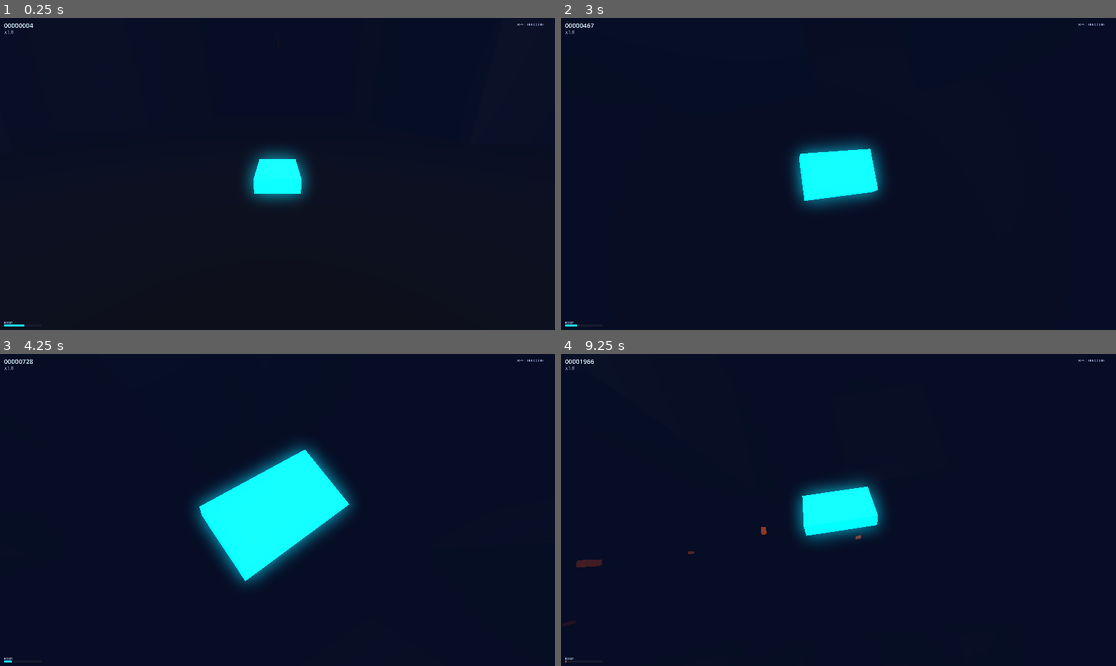
Above: before the commit, frames 1-4 (two rows, left to right).
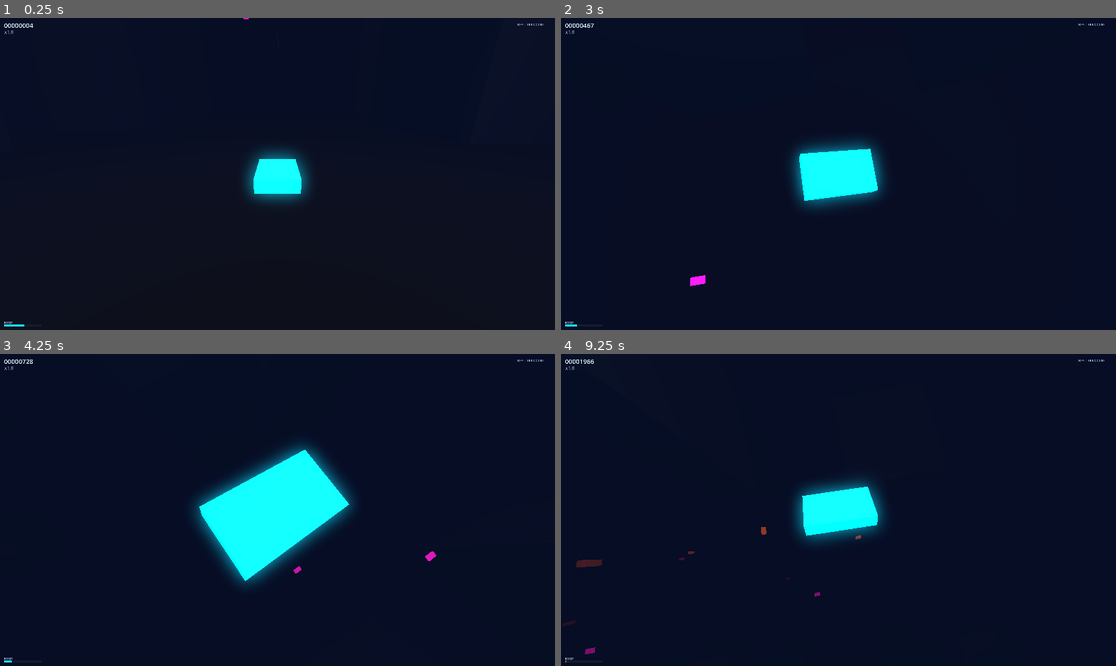
Above: after the commit, the same moments.

Repository: midas44/divepunk
Game: Godot game, scene res://scenes/main/Main.tscn
The game is run twice, just before and just after one commit, with the same random seed, the same clock (stepped at 60 frames per second) and the same inputs.
Inputs (mouse positions are in pixels of both pictures, inside the frame that each line leads up to):
- Up to frame 1 (0.25 s): no input
- Up to frame 2 (3 s): move the mouse to (866, 174) at 0.52 s; hold Shift (boost) 0.53-1.28 s; hold W (steer_up) from 0.53 s (still down); tap Space at 0.77, 1.52 s; move the mouse to (810, 174) at 1.27 s; tap Q (cycle_camera) at 1.35, 2.85 s; move the mouse to (849, 167) at 2.02 s; hold Shift (boost) 2.03-2.78 s; move the mouse to (832, 180) at 2.77 s
- Up to frame 3 (4.25 s): keep holding W (steer_up); tap Space at 3.02, 3.77 s; move the mouse to (316, 513) at 3.52 s; hold Shift (boost) from 3.53 s (still down)
- Up to frame 4 (9.25 s): move the mouse to (794, 506) at 4.27 s; release Shift (boost) at 4.28 s; tap Q (cycle_camera) every 1.5 s from 4.35 to 8.85 s; tap Space at 4.52, 6.02, 6.77, 7.52, 9.02 s; move the mouse to (844, 510) at 5.02 s; hold Shift (boost) 5.03-5.78 s; move the mouse to (816, 503) at 5.77 s; release W (steer_up) at 5.78 s; hold D (steer_right) 5.78-6.53 s; move the mouse to (866, 510) at 6.52 s; hold Shift (boost) 6.53-7.28 s; hold W (steer_up) 6.53-8.78 s; move the mouse to (810, 510) at 7.27 s; move the mouse to (849, 503) at 8.02 s; hold Shift (boost) 8.03-8.78 s; move the mouse to (832, 516) at 8.77 s; hold A (steer_left) from 8.78 s (still down)

The runs differ from the first frame. In frame 1, less than 0.1% of the frame differs, in the area x 43-45%, y 0-1%; in frame 2, less than 0.1%, in the area x 23-27%, y 82-86%; in frame 3, less than 0.1%; in frame 4, less than 0.1%.

Commit message:
feat(traffic): moving cars cruising the corridor in both directions
New TrafficManager: a pool of code-moved StaticBody3D cars on the OBSTACLE layer
and obstacle group, so the ship's existing crash / near-miss shape queries detect
them with no extra wiring — like the static obstacles, but moving. Cars get random
cross-section positions, random speeds, and a random direction (toward_fraction
head toward the player, the rest cruise the way you fly), in a hot magenta that's
distinct from the amber obstacles and blue buildings. They live in a Z-window
around the ship and recycle when they drift out, entering at whichever edge lets
them traverse the window given their motion relative to the ship (so fast "away"
cars don't churn at the ahead boundary). Config in settings.cfg [traffic].

Verified headless: pool builds, all cars move, both directions present, cars sit
on the obstacle layer + group; boot and a 300-frame run are error-free.

Co-Authored-By: Claude Opus 4.8 (1M context) <noreply@anthropic.com>

Diff:
--- a/scripts/game.gd
+++ b/scripts/game.gd
@@ -22,6 +22,7 @@
 var _ship: CharacterBody3D
 var _rig: Node3D
 var _mgr: ChunkManager
+var _traffic: TrafficManager
 var _game_over: GameOverScreen
 var _hud: HUD
 
@@ -32,6 +33,7 @@
 	_ensure_environment()
 	_spawn_ship_and_camera()
 	_spawn_world()
+	_spawn_traffic()
 	_spawn_ui()
 
 
@@ -102,6 +104,29 @@
 	_mgr.corridor_ceiling = float(_cfg_value("corridor", "ceiling", _mgr.corridor_ceiling))
 	add_child(_mgr)
 	_mgr.set_target(_ship)
+
+
+## Spawns the moving traffic (a live hazard) once the ship exists. Config lives in
+## settings.cfg [traffic]; corridor extents come from [corridor]; the seed from [game].
+func _spawn_traffic() -> void:
+	if get_node_or_null(^"Traffic") != null:
+		return
+	_traffic = TrafficManager.new()
+	_traffic.name = "Traffic"
+	_apply_traffic_config(_traffic)   # config exports BEFORE add_child so _ready() builds the pool with them
+	add_child(_traffic)
+	_traffic.set_target(_ship)
+
+
+func _apply_traffic_config(t: TrafficManager) -> void:
+	t.car_count = int(_cfg_value("traffic", "count", t.car_count))
+	t.min_speed = float(_cfg_value("traffic", "min_speed", t.min_speed))
+	t.max_speed = float(_cfg_value("traffic", "max_speed", t.max_speed))
+	t.toward_fraction = float(_cfg_value("traffic", "toward_fraction", t.toward_fraction))
+	t.corridor_half_width = float(_cfg_value("corridor", "half_width", t.corridor_half_width))
+	t.corridor_floor = float(_cfg_value("corridor", "floor", t.corridor_floor))
+	t.corridor_ceiling = float(_cfg_value("corridor", "ceiling", t.corridor_ceiling))
+	t.world_seed = int(_cfg_value("game", "seed", 0))
 
 
 ## Spawns the UI overlays: the in-run HUD and the Game Over screen. A fresh ScoreManager
--- /dev/null
+++ b/scripts/traffic.gd
@@ -0,0 +1,169 @@
+class_name TrafficManager
+extends Node3D
+## Moving "traffic" — cars cruising the corridor in both directions at random speeds (M3+).
+##
+## A pool of code-moved StaticBody3D cars that live on the OBSTACLE layer and in the obstacle
+## group, so the ship's existing crash / near-miss shape queries (ship.gd) detect them with no
+## extra wiring — exactly like the static obstacles, but these move. Cars occupy a Z-window
+## around the ship and recycle (fresh random position / speed / direction) when they drift out
+## of range, so the population stays constant no matter how far you fly (no per-frame
+## instantiate / free). Their colour is a distinct hot magenta so they read instantly as moving
+## hazards, separate from the amber static obstacles and the blue buildings.
+
+const OBSTACLE_GROUP := &"obstacle"
+const OBSTACLE_LAYER := 2          ## 1-indexed physics layer for obstacles (matches ship.gd / project.godot)
+
+@export_group("Traffic")
+@export var car_count: int = 24                  ## how many moving cars exist at once (the pool size)
+@export var min_speed: float = 30.0              ## slowest car cruise speed (m/s)
+@export var max_speed: float = 140.0             ## fastest car cruise speed (m/s)
+@export_range(0.0, 1.0) var toward_fraction: float = 0.5  ## fraction of cars heading TOWARD the player (+Z); the rest cruise the way the player flies (-Z)
+
+@export_group("Window")
+@export var spawn_ahead: float = 2800.0          ## how far ahead (-Z) of the ship cars live / re-enter
+@export var spawn_behind: float = 600.0          ## how far behind (+Z) the ship a car persists before recycling
+
+@export_group("Corridor")
+@export var corridor_half_width: float = 120.0
+@export var corridor_floor: float = 4.0
+@export var corridor_ceiling: float = 1700.0
+@export_range(0.0, 1.0) var x_fraction: float = 0.9   ## cars span ± this fraction of the corridor half-width
+@export_range(0.0, 1.0) var y_fraction: float = 0.9   ## ...and this fraction of the floor→ceiling height, centred
+
+@export_group("Car")
+@export var car_size: Vector3 = Vector3(5.0, 2.0, 9.0)   ## a touch bigger than the player car so it reads as traffic
+
+@export_group("Generation")
+@export var world_seed: int = 0                  ## 0 = random; >0 = reproducible initial layout
+
+## Shared mesh + material across every car (one allocation, not one per car).
+static var _car_mesh: BoxMesh
+static var _car_mat: StandardMaterial3D
+
+var _target: Node3D
+var _cars: Array[StaticBody3D] = []
+var _vel_z: Array[float] = []     ## per-car signed Z velocity (m/s): + heads toward the player
+var _rng := RandomNumberGenerator.new()
+
+
+func _ready() -> void:
+	_rng.seed = world_seed if world_seed > 0 else _random_seed()
+	_build_pool()
+
+
+func set_target(t: Node3D) -> void:
+	_target = t
+	if _target != null:
+		_scatter_initial(_target.global_position.z)
+
+
+func _physics_process(delta: float) -> void:
+	if _target == null:
+		return
+	var ship_z: float = _target.global_position.z
+	for i: int in _cars.size():
+		var car := _cars[i]
+		var p := car.position
+		p.z += _vel_z[i] * delta
+		car.position = p
+		# Recycle when the car drifts out of the window around the ship (ahead = -Z).
+		if p.z > ship_z + spawn_behind or p.z < ship_z - spawn_ahead:
+			_respawn(i, ship_z)
+
+
+## Build the car pool once (StaticBody3D + Col + Mesh), hidden until placed.
+func _build_pool() -> void:
+	for i: int in maxi(car_count, 0):
+		var car := StaticBody3D.new()
+		car.name = "Car%d" % i
+		car.collision_layer = 0
+		car.set_collision_layer_value(OBSTACLE_LAYER, true)   # detectable on the obstacles layer
+		car.collision_mask = 0                                # cars detect nothing themselves
+		car.add_to_group(OBSTACLE_GROUP)
+
+		var col := CollisionShape3D.new()
+		col.name = "Col"
+		var box := BoxShape3D.new()
+		box.size = car_size
+		col.shape = box
+		car.add_child(col)
+
+		var mesh := MeshInstance3D.new()
+		mesh.name = "Mesh"
+		mesh.mesh = _get_car_mesh()                # shared unit cube...
+		mesh.material_override = _get_car_mat()
+		mesh.scale = car_size                       # ...scaled to the car size
+		car.add_child(mesh)
+
+		car.visible = false
+		add_child(car)
+		_cars.append(car)
+		_vel_z.append(0.0)
+
+
+## Spread all cars randomly through the whole window on the first placement, so the world is
+## populated immediately rather than streaming in from the far plane.
+func _scatter_initial(ship_z: float) -> void:
+	var span: float = spawn_ahead + spawn_behind
+	for i: int in _cars.size():
+		_respawn(i, ship_z)
+		var car := _cars[i]
+		var p := car.position
+		p.z = ship_z + spawn_behind - _rng.randf_range(0.0, span)
+		car.position = p
+
+
+## (Re)place car i with a fresh random cross-section position, speed and direction, entering at
+## whichever Z edge lets it traverse the window given its motion RELATIVE to the ship (which
+## flies -Z). rel >= 0 => it drifts toward +Z (behind), so enter from the far-ahead edge;
+## rel < 0 => it drifts toward -Z (ahead), so enter from behind. Without this, fast "away" cars
+## spawned ahead would cross the ahead boundary on the very next frame and churn.
+func _respawn(i: int, ship_z: float) -> void:
+	var car := _cars[i]
+	var x_span: float = corridor_half_width * x_fraction
+	var y_lo: float = lerpf(corridor_floor, corridor_ceiling, 0.5 - 0.5 * y_fraction)
+	var y_hi: float = lerpf(corridor_floor, corridor_ceiling, 0.5 + 0.5 * y_fraction)
+	var toward: bool = _rng.randf() < toward_fraction
+	var vz: float = _rng.randf_range(min_speed, max_speed) * (1.0 if toward else -1.0)
+	_vel_z[i] = vz
+
+	var player_speed: float = 0.0
+	if _target != null and _target.has_method(&"get_speed"):
+		player_speed = _target.get_speed()
+	var rel: float = vz + player_speed
+	var z: float
+	if rel >= 0.0:
+		z = ship_z - spawn_ahead + _rng.randf_range(0.0, spawn_ahead * 0.1)
+	else:
+		z = ship_z + spawn_behind - _rng.randf_range(0.0, spawn_behind * 0.5)
+
+	car.position = Vector3(_rng.randf_range(-x_span, x_span), _rng.randf_range(y_lo, y_hi), z)
+	car.visible = true
+
+
+func _random_seed() -> int:
+	var r := RandomNumberGenerator.new()
+	r.randomize()
+	return int(r.randi()) + 1   # +1 so it's never 0 (0 means "random")
+
+
+## One shared unit-cube mesh for all cars (scaled per-car via MeshInstance3D.scale).
+static func _get_car_mesh() -> BoxMesh:
+	if _car_mesh == null:
+		_car_mesh = BoxMesh.new()
+		_car_mesh.size = Vector3.ONE
+	return _car_mesh
+
+
+## Hot magenta, strongly emissive — deliberately distinct from the amber static obstacles and
+## the cool-blue buildings, so moving traffic reads instantly as a separate hazard.
+static func _get_car_mat() -> StandardMaterial3D:
+	if _car_mat == null:
+		_car_mat = StandardMaterial3D.new()
+		_car_mat.albedo_color = Color(0.55, 0.05, 0.5)
+		_car_mat.metallic = 0.0
+		_car_mat.roughness = 0.5
+		_car_mat.emission_enabled = true
+		_car_mat.emission = Color(1.0, 0.1, 0.85)
+		_car_mat.emission_energy_multiplier = 2.6
+	return _car_mat
